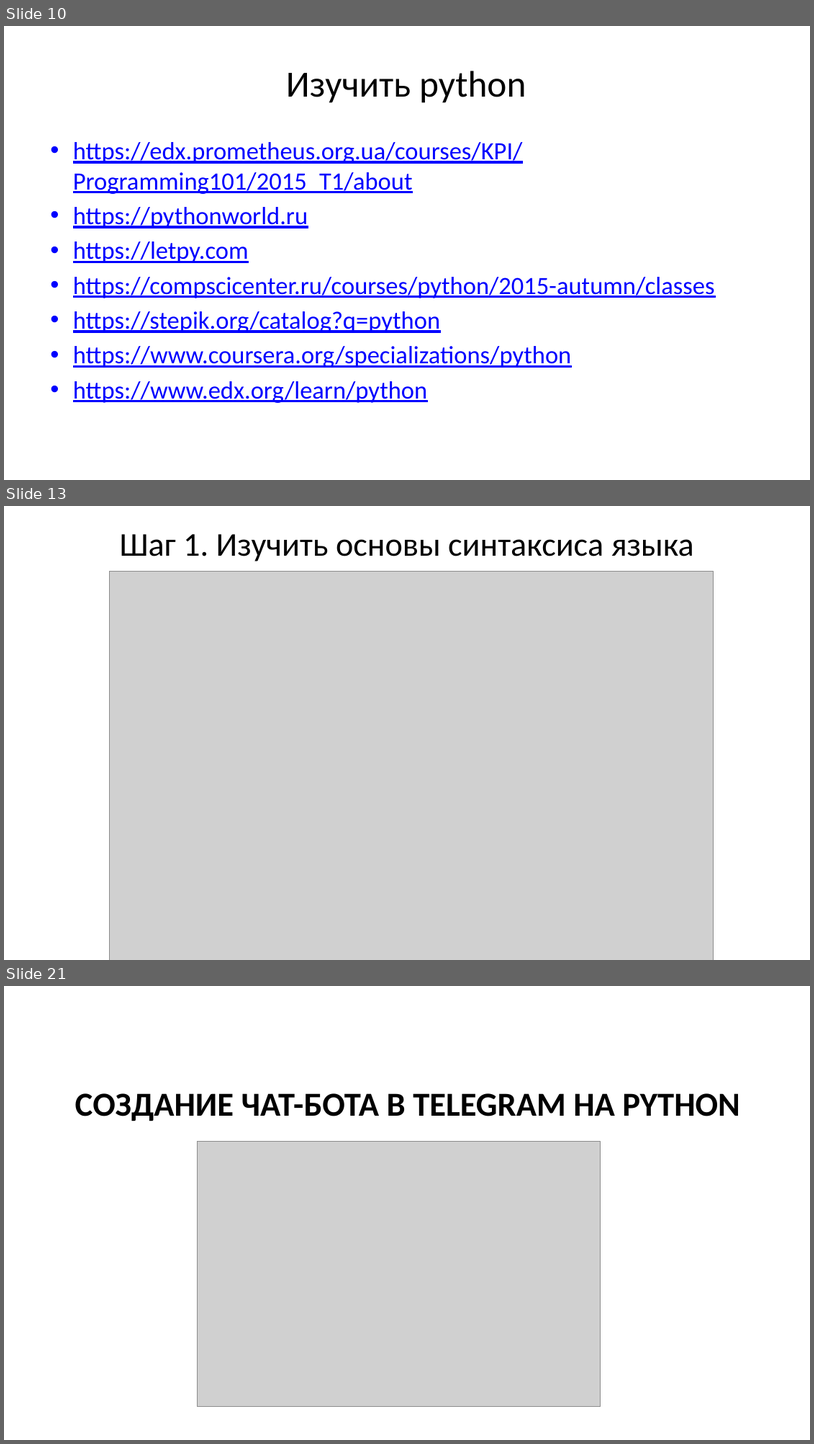
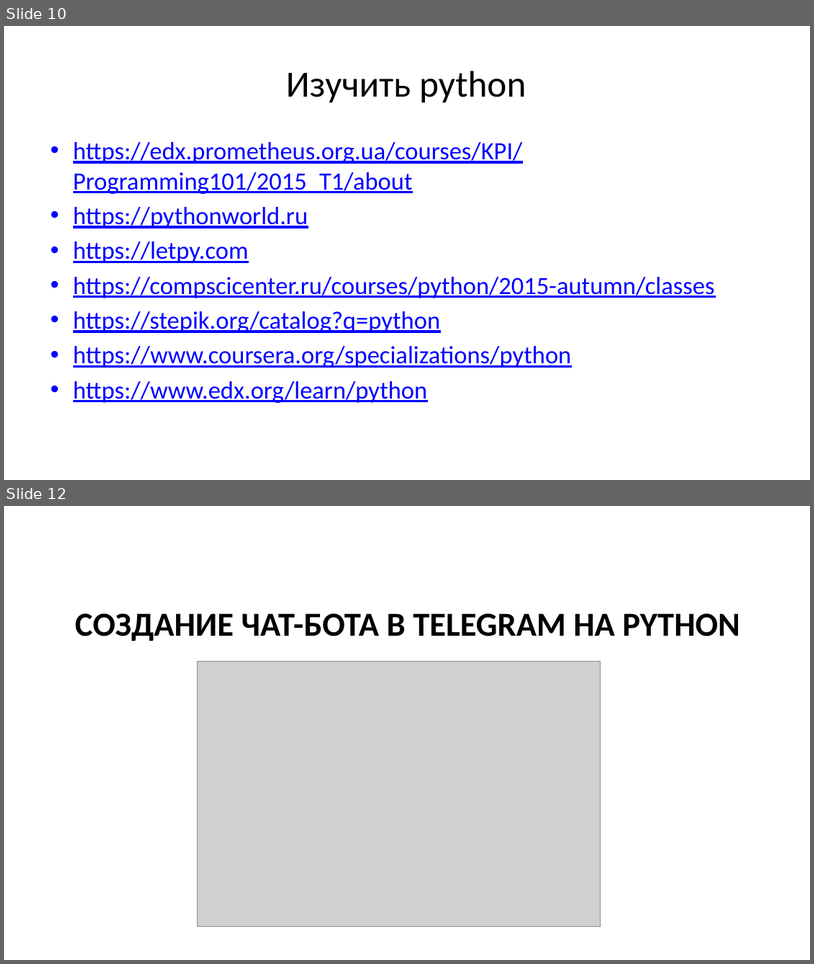
Before and after one commit to maxchv/telegram-bot, a slide deck: docs/lesson_telegram_bot.pptx. Shown one above the other, each under a label of ours: slides 10, 13 and 21 before the commit, slides 10 and 12 after it; the slides between them are not shown. The pictures are 814x1444 and 814x964 pixels, drawn with LibreOffice and Linux fonts; fonts in the diff are those of the drawing; grey boxes stand for pictures. Boxes give left, top, right and bottom in pixels: in the first picture for what was removed or moved away, otherwise in the second. Text is boxed around its words. In the diff, an @@ line names an element or a change of style, - is before the commit and + after.

```diff
--- a/docs/lesson_telegram_bot.pptx
+++ b/docs/lesson_telegram_bot.pptx
@@ slide 13 removed at bbox=[4, 506, 810, 960], background #FFFFFF @@
@@ title removed at bbox=[120, 534, 694, 561] @@
-Шаг 1. Изучить основы синтаксиса языка
@@ picture removed at bbox=[109, 571, 714, 960] @@
@@ what was slide 21 is now slide 12 @@
```
Also in this commit, not shown: 3 slides changed, 5 slides added, 8 other slides removed, 7 other files.
